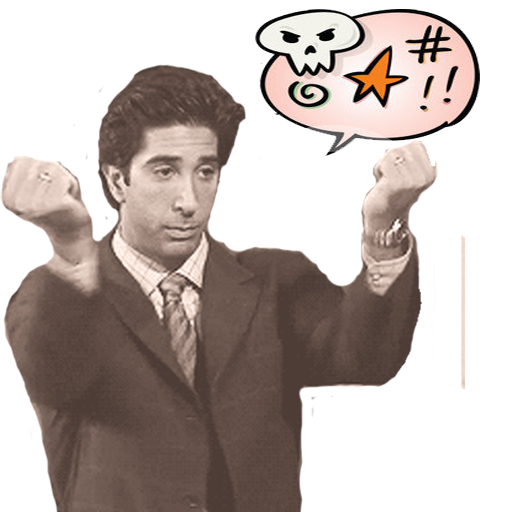
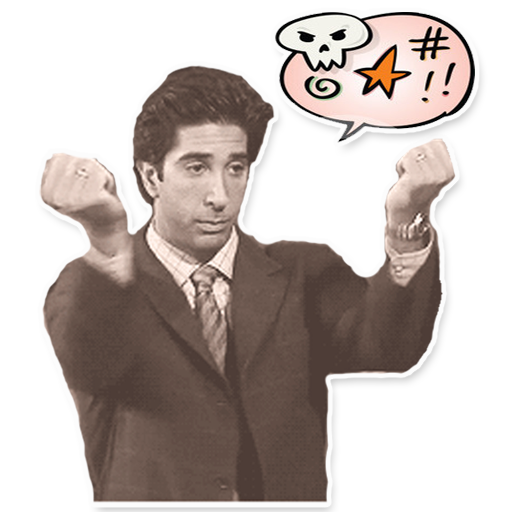
Two versions of the same layered image (512 x 512). Layer-by-layer changes:
painted on "middle-clipart-royalty-free-middle-finger-clipart-illustration-209886" over [255, 9, 480, 159]
painted on "Layer 2" over [0, 63, 465, 512]
